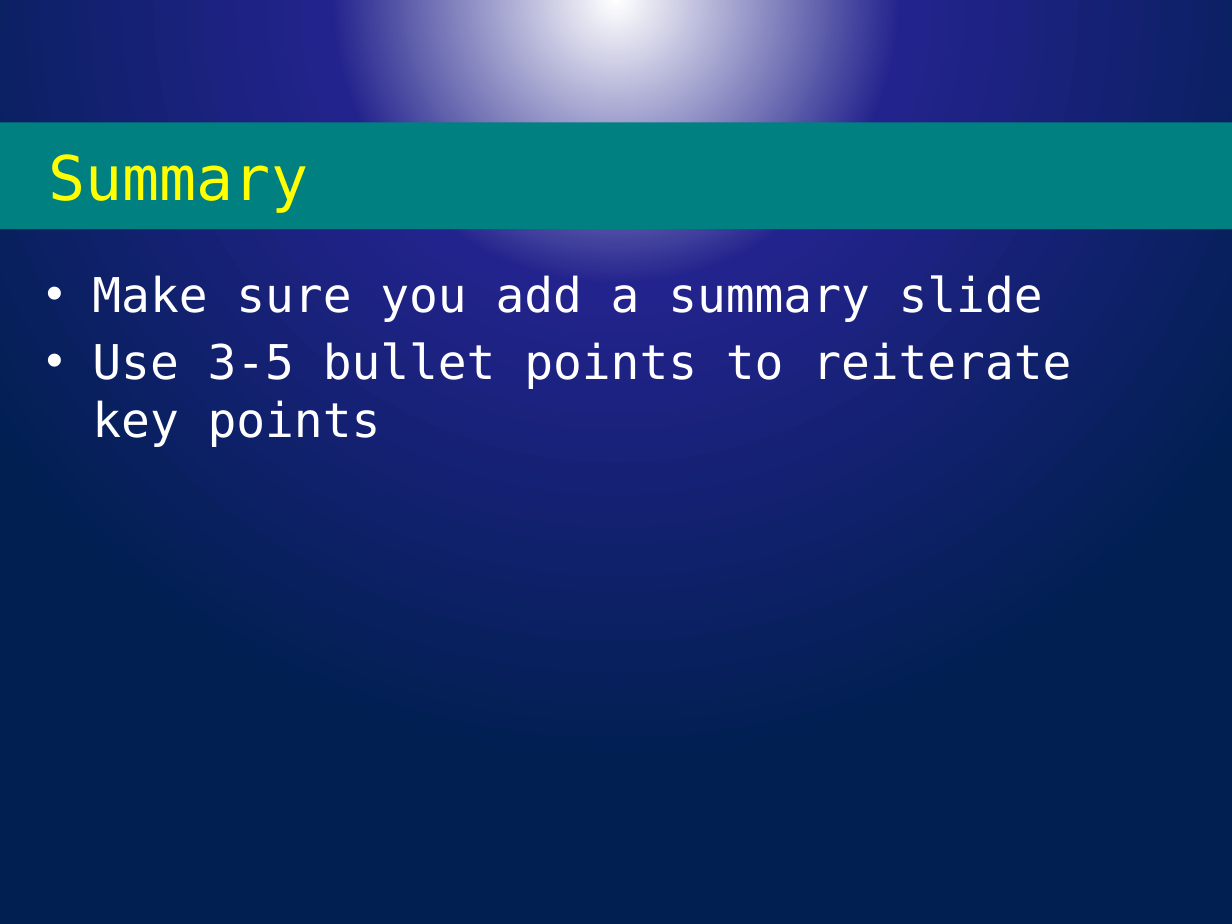
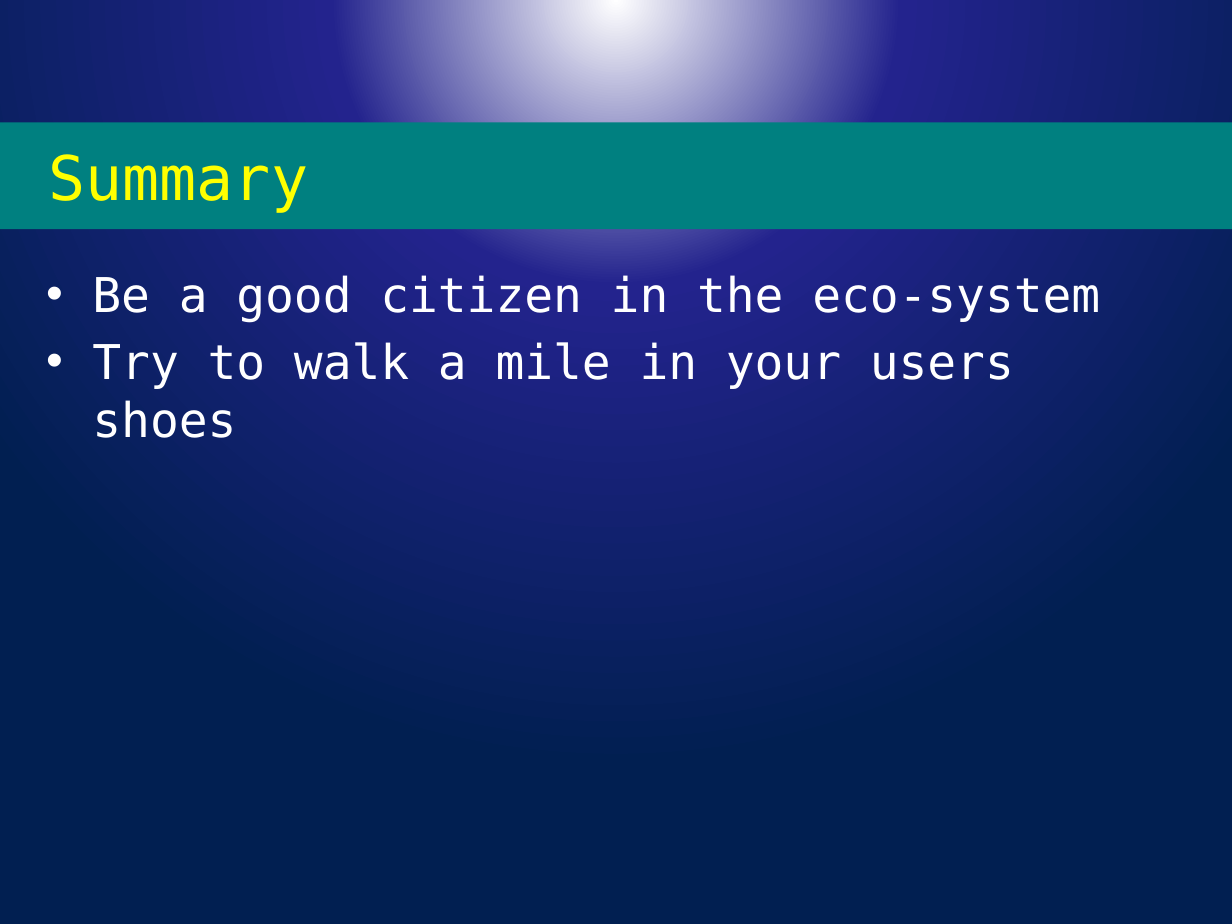
Before and after one commit to powercode/PSConfEU, a slide deck: slide 10 of PSCONFEU_Modules2017.pptx (slide 8 before the commit). Drawn at 1232x924 pixels with LibreOffice and Linux fonts; fonts in the diff are those of the drawing; background and template pictures are left out. Boxes give left, top, right and bottom in pixels: in the first picture for what was removed or moved away, otherwise in the second. Text is boxed around its words. In the diff, an @@ line names an element or a change of style, - is before the commit and + after.

```diff
--- a/PSCONFEU_Modules2017.pptx
+++ b/PSCONFEU_Modules2017.pptx
@@ text at (92, 275, 1100, 438): text changed @@
-• Make sure you add a summary slide
-• Use 3-5 bullet points to reiterate key points
+• Be a good citizen in the eco-system
+• Try to walk a mile in your users shoes
```
Also in this commit, not shown: 1 other slide changed, 2 slides added, 3 other files.
